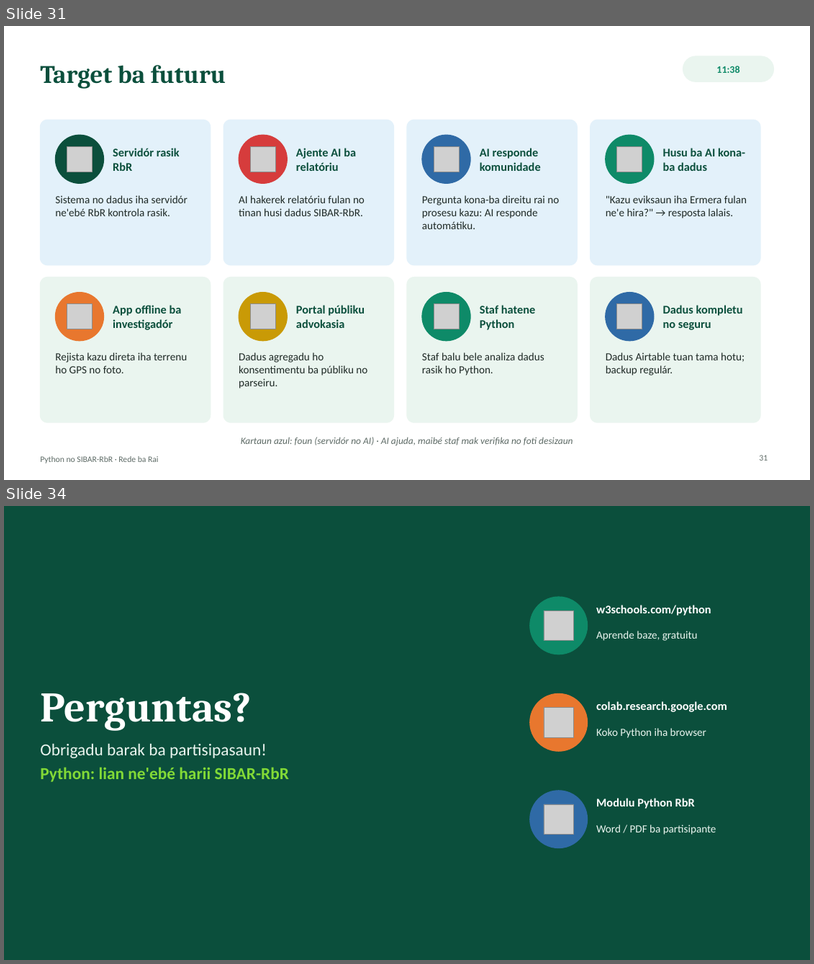
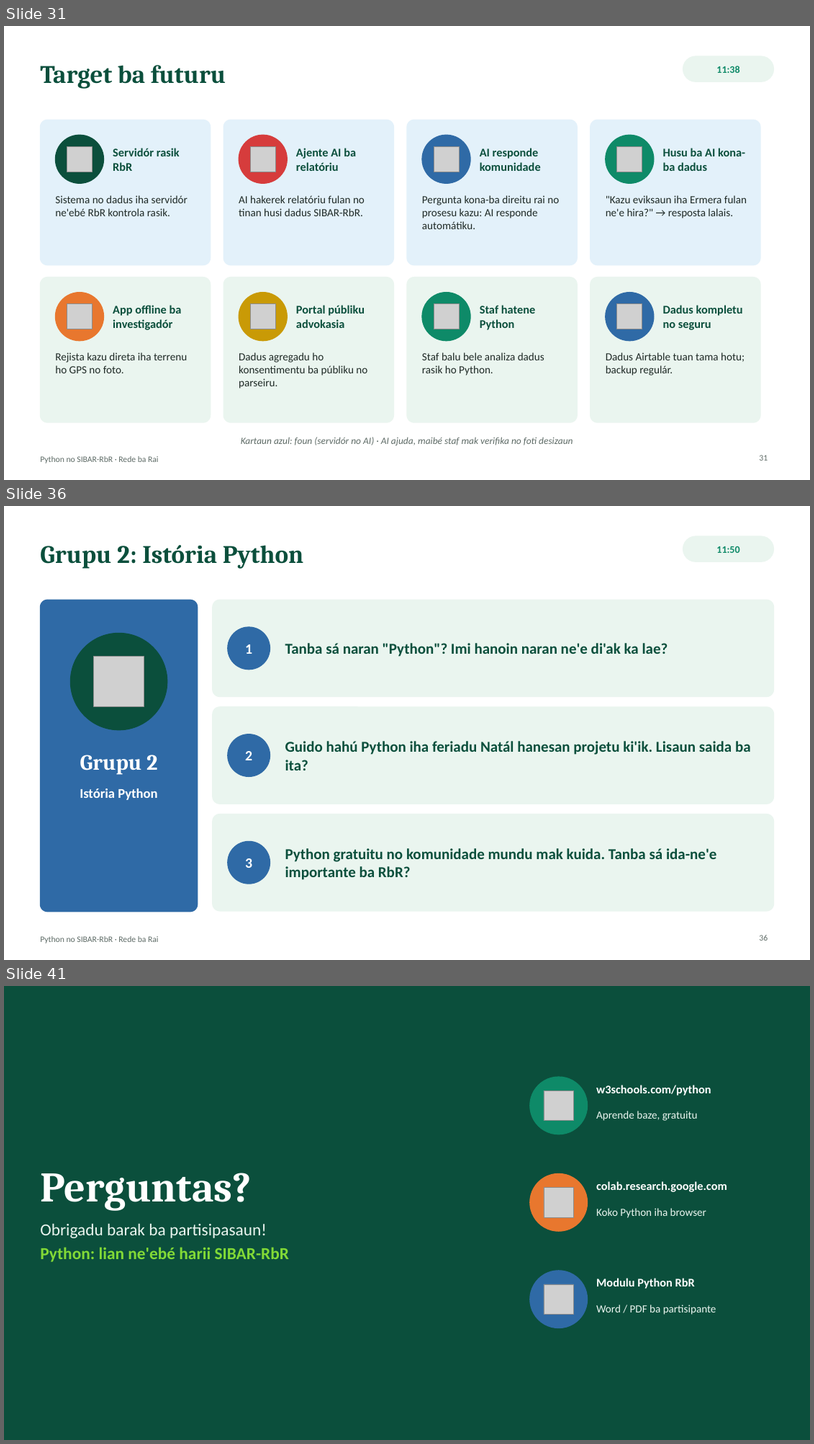
Before and after one commit to Odoly23/SMKRE, a slide deck: docs/formasaun/RbR_Sesaun_Python_SIBAR-RbR.pptx. Shown one above the other, each under a label of ours: slides 31 and 34 before the commit, slides 31, 36 and 41 after it; the slides between them are not shown. The pictures are 814x964 and 814x1444 pixels, drawn with LibreOffice and Linux fonts; fonts in the diff are those of the drawing; grey boxes stand for pictures. Boxes give left, top, right and bottom in pixels: in the first picture for what was removed or moved away, otherwise in the second. Text is boxed around its words. In the diff, an @@ line names an element or a change of style, - is before the commit and + after.

```diff
--- a/docs/formasaun/RbR_Sesaun_Python_SIBAR-RbR.pptx
+++ b/docs/formasaun/RbR_Sesaun_Python_SIBAR-RbR.pptx
@@ slide 36 added at [4,506,810,960], background #FFFFFF; not listed: 1 template element that a slide beside it also shows @@
@@ title added at [40,545,304,568], 30 pt, text #0B4F3C, bold @@
+Grupu 2: Istória Python
@@ rounded rectangle added at [684,536,774,561], fill #EAF5EF, outline #EAF5EF 1 pt @@
@@ text added at [717,546,740,553], 12 pt, text #0E8A68, bold @@
+11:50
@@ rounded rectangle added at [40,600,198,911], fill #2F6AA6, outline #2F6AA6 1 pt @@
@@ rounded rectangle added at [213,600,774,697], fill #EAF5EF, outline #EAF5EF 1 pt @@
@@ ellipse added at [70,633,167,730], fill #0B4F3C, outline #0B4F3C 1 pt @@
@@ ellipse added at [228,627,270,669], fill #2F6AA6, outline #2F6AA6 1 pt @@
@@ picture added at [93,656,144,706] @@
@@ text added at [245,644,252,654], 17 pt, text #FFFFFF, bold @@
+1
@@ text added at [286,643,669,656], 18 pt, text #0B4F3C, bold @@
+Tanba sá naran "Python"? Imi hanoin naran ne'e di'ak ka lae?
@@ rounded rectangle added at [213,707,774,803], fill #EAF5EF, outline #EAF5EF 1 pt @@
@@ ellipse added at [228,734,270,777], fill #2F6AA6, outline #2F6AA6 1 pt @@
@@ text added at [286,741,751,770], 18 pt, text #0B4F3C, bold @@
+Guido hahú Python iha feriadu Natál hanesan projetu ki'ik. Lisaun saida ba ita?
@@ text added at [80,754,157,774], 26 pt, text #FFFFFF, bold @@
+Grupu 2
@@ text added at [245,751,252,760], 17 pt, text #FFFFFF, bold @@
+2
@@ text added at [80,788,157,800], 16 pt, text #FFFFFF, bold @@
+Istória Python
@@ rounded rectangle added at [213,814,774,911], fill #EAF5EF, outline #EAF5EF 1 pt @@
@@ ellipse added at [228,841,270,883], fill #2F6AA6, outline #2F6AA6 1 pt @@
@@ text added at [286,848,717,880], 18 pt, text #0B4F3C, bold @@
+Python gratuitu no komunidade mundu mak kuida. Tanba sá ida-ne'e importante ba RbR?
@@ text added at [245,858,252,867], 17 pt, text #FFFFFF, bold @@
+3
@@ page number added at [759,934,768,940], 10 pt, text #5E6B66 @@
+36
@@ what was slide 34 is now slide 41 @@
```
Also in this commit, not shown: 3 slides changed, 6 other slides added, 1 other file.
